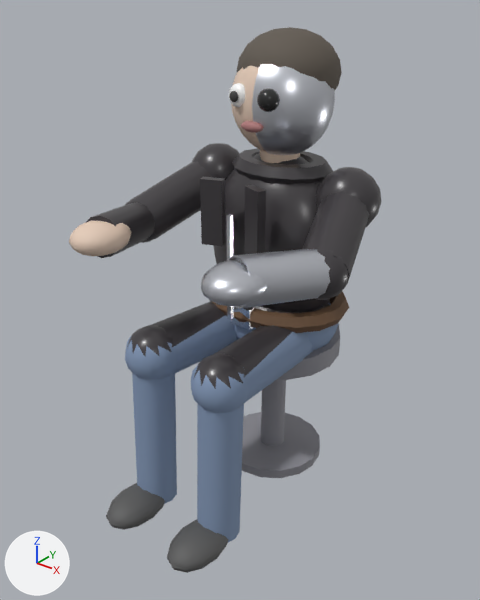
A saved change to the glTF model Assets/Models/Ciborgue.glb.
The view is the same before and after, from a camera (50 mm lens) standing at (1.042, -1.476, 1.42) and looking at (0.017, -0.194, 0.625). Every picture has the same lights, and +X, +Y and +Z are marked at lower left. The first picture is the older version. Vertices at exactly the same position are counted once.

In view in the first picture: 'Ciborgue'.
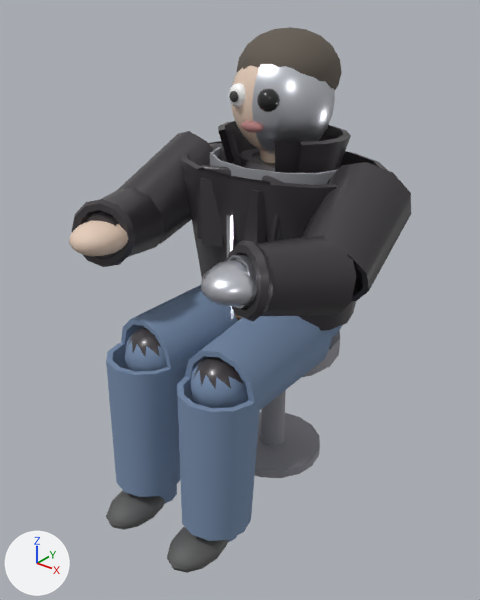
Location of each change, (x1, y1, x2, y2) in pixels of the pictures (480 x 600 px):
'Ciborgue', reshaped (9% wider): before (69, 27, 382, 573); after (69, 27, 411, 573)
part 1 of me_ciborgue_002, added: after (71, 121, 411, 541)

The change, as a diff of the scene's bpy script:
```diff
--- a/Assets/Models/Ciborgue.glb.py
+++ b/Assets/Models/Ciborgue.glb.py
@@ mat_cib_camisa @@
+mat_cib_camisa = principled_material('Cib_Camisa')
+mat_cib_camisa.base_color = (0.32, 0.33, 0.36)  # grey #999ba2
+mat_cib_camisa.roughness = 0.85
@@ mat_cib_couro @@
+mat_cib_couro = principled_material('Cib_Couro')
+mat_cib_couro.base_color = (0.045, 0.04, 0.045)  # dark grey #3c383c
+mat_cib_couro.roughness = 0.32
@@ me_ciborgue_002 @@
 # used by ob_ciborgue; location = (0.0, 0.0, 0.0)
-me_ciborgue_002.from_pydata(...)  # 2593 vertices, 5012 faces; spans x -0.365..0.365, y -0.605..0.2, z -0.001..1.305
+me_ciborgue_002.from_pydata(...)  # 3423 vertices, 6636 faces; spans x -0.413..0.413, y -0.605..0.223, z -0.001..1.305
+# me_ciborgue_002 part 1: 822 vertices added at x -0.413..0.413, y -0.536..0.223, z 0.095..1.052
+# other edits to the shape of me_ciborgue_002 do not show in these pictures
 me_ciborgue_002.materials.append(mat_banco_cinza_001)
@@ me_ciborgue_002 @@
 me_ciborgue_002.materials.append(mat_cib_cromo)
+me_ciborgue_002.materials.append(mat_cib_couro)  # dark grey #3c383c
+me_ciborgue_002.materials.append(mat_cib_camisa)  # grey #999ba2
```
